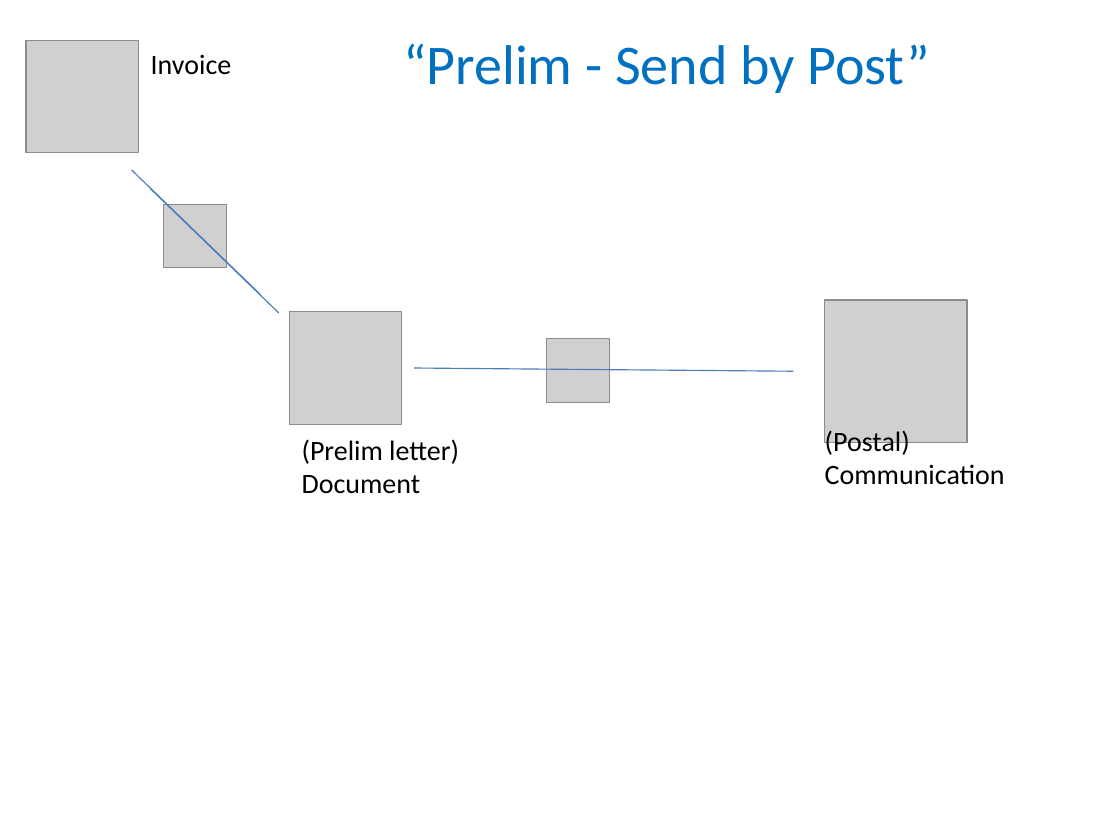
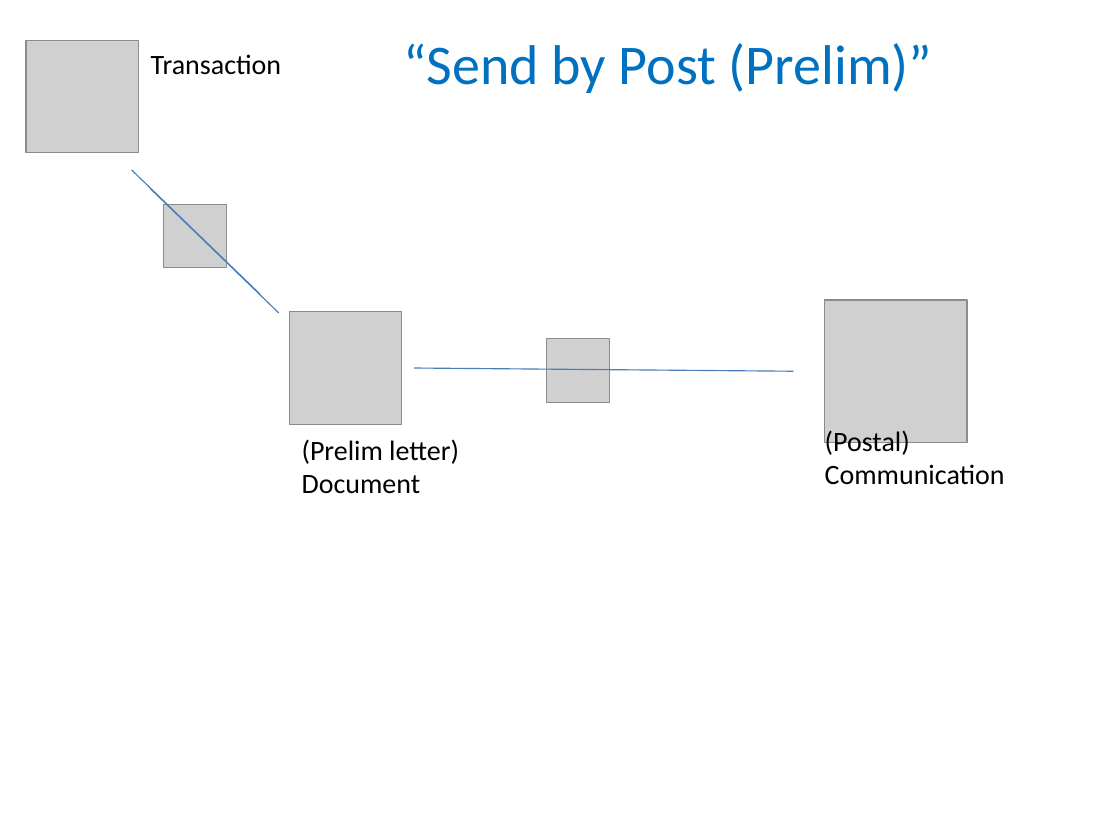
Before and after one commit to estatio/estatio, a slide deck: slide 4 of docs/docs-and-comms/attachments.pptx (slide 2 before the commit). Drawn at 1120x840 pixels with LibreOffice and Linux fonts; fonts in the diff are those of the drawing; grey boxes stand for pictures. Boxes give left, top, right and bottom in pixels: in the first picture for what was removed or moved away, otherwise in the second. Text is boxed around its words. In the diff, an @@ line names an element or a change of style, - is before the commit and + after.

```diff
--- a/docs/docs-and-comms/attachments.pptx
+++ b/docs/docs-and-comms/attachments.pptx
@@ text at [151,54,281,75]: text changed @@
-Invoice
+Transaction
@@ text at [403,43,932,93]: text changed @@
-“Prelim - Send by Post”
+“Send by Post (Prelim)”
```
Also in this commit, not shown: 14 other slides changed, 8 slides added, 2 slides removed.
